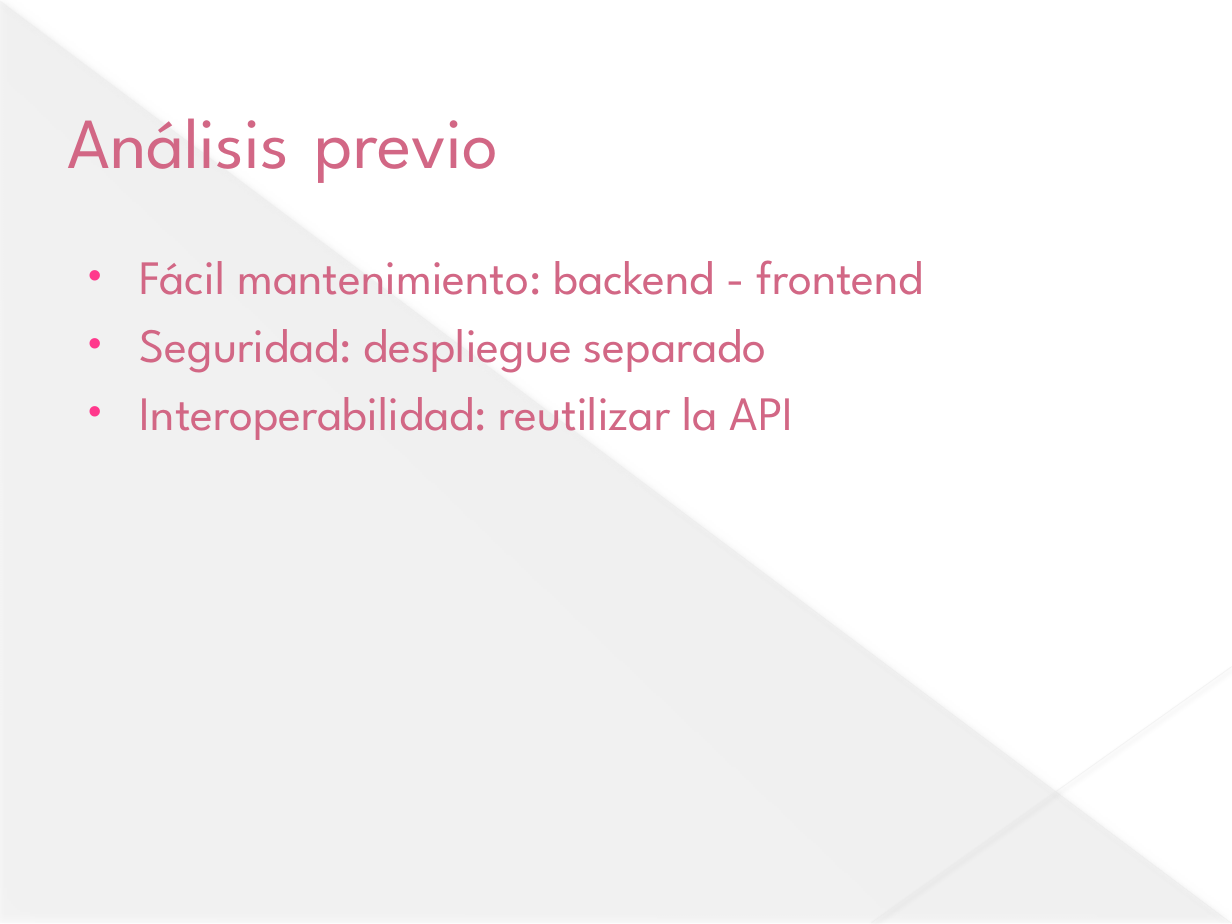
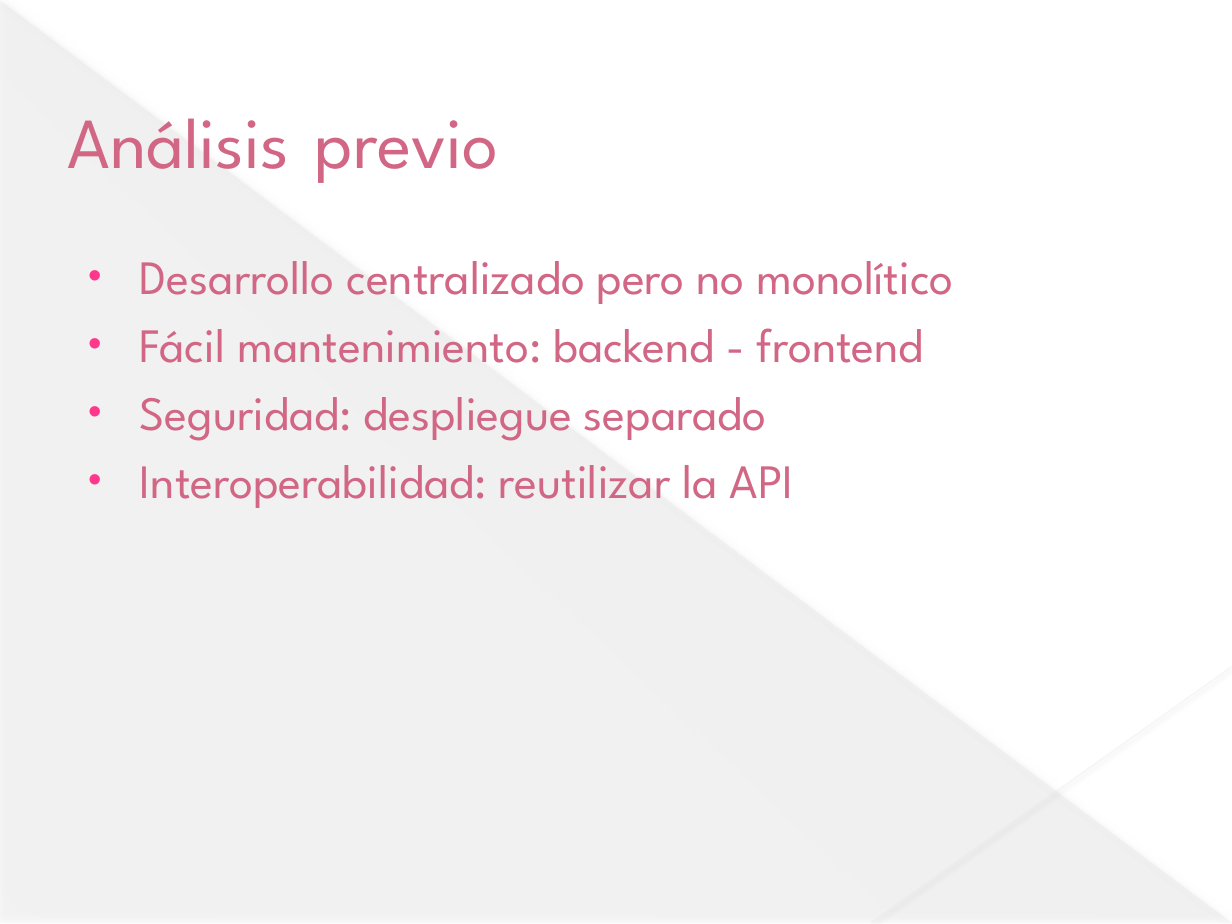
Before and after one commit to jesusdavidguti/ProyectoFinDeCurso, a slide deck: slide 3 of Presentación/Proyecto fin de curso.pptx. Drawn at 1232x924 pixels with LibreOffice and Linux fonts; fonts in the diff are those of the drawing. Boxes give left, top, right and bottom in pixels: in the first picture for what was removed or moved away, otherwise in the second. Text is boxed around its words. In the diff, an @@ line names an element or a change of style, - is before the commit and + after.

```diff
--- a/Presentación/Proyecto fin de curso.pptx
+++ b/Presentación/Proyecto fin de curso.pptx
@@ text at (x1=140, y1=261, x2=954, y2=304): paragraph added @@
+• Desarrollo centralizado pero no monolítico
```
Also in this commit, not shown: 1 other slide changed, 1 slide added.
